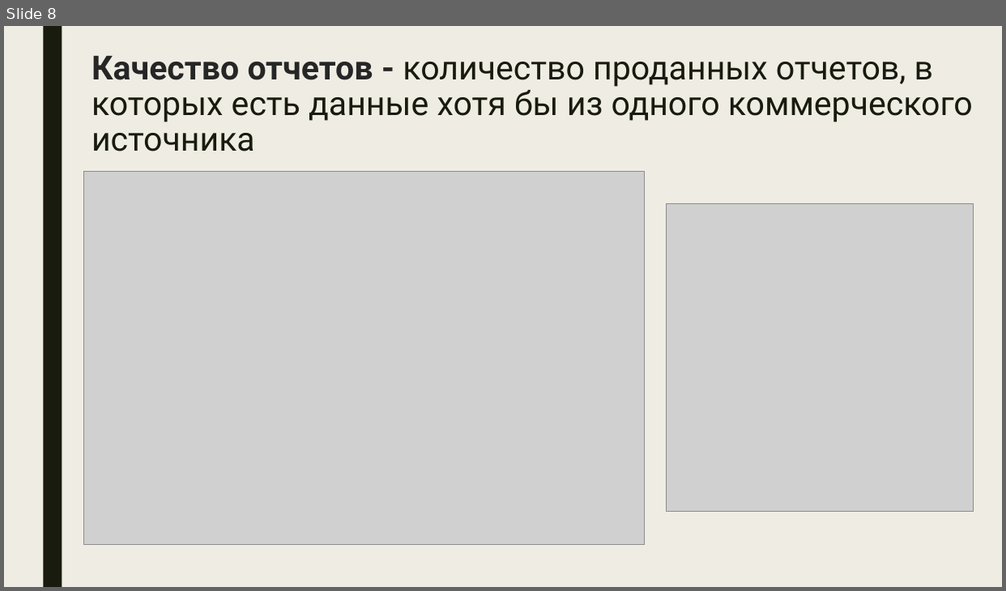
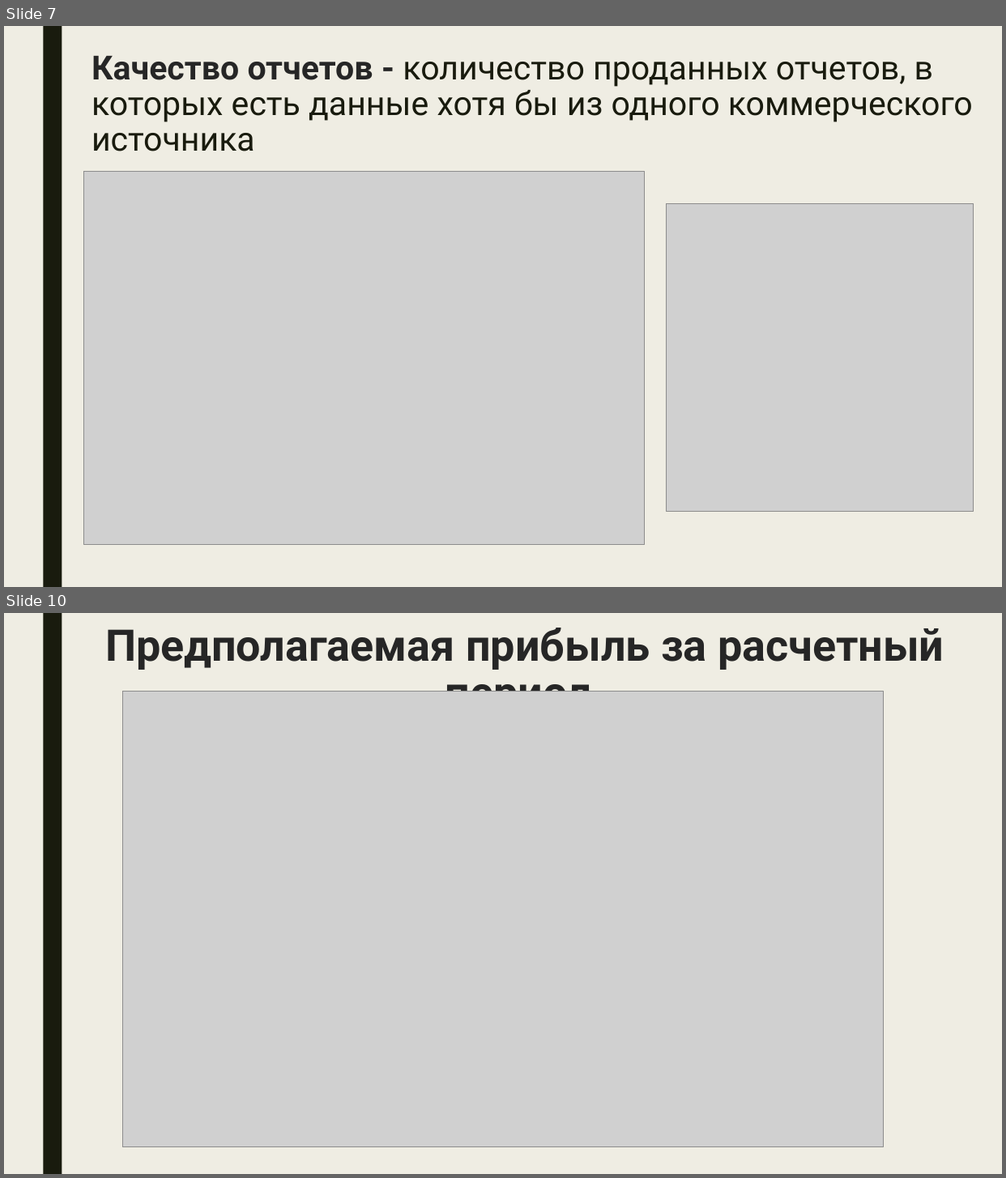
Before and after one commit to IAmSerepok/DataFromVariousSources, a slide deck: speech/presentation.pptx. Shown one above the other, each under a label of ours: slide 8 before the commit, slides 7 and 10 after it; the slides between them are not shown. The pictures are 1006x591 and 1006x1178 pixels, drawn with LibreOffice and Linux fonts; fonts in the diff are those of the drawing; grey boxes stand for pictures. Boxes give left, top, right and bottom in pixels: in the first picture for what was removed or moved away, otherwise in the second. Text is boxed around its words. In the diff, an @@ line names an element or a change of style, - is before the commit and + after.

```diff
--- a/speech/presentation.pptx
+++ b/speech/presentation.pptx
@@ slide 10 added at (x1=4, y1=613, x2=1002, y2=1174), background #EFEDE3; not listed: 1 template element that a slide beside it also shows @@
@@ text added at (x1=105, y1=628, x2=944, y2=692), 42 pt, text #262626, bold @@
+Предполагаемая прибыль за расчетный период
@@ picture added at (x1=122, y1=691, x2=884, y2=1148) @@
@@ what was slide 8 is now slide 7 @@
```
Also in this commit, not shown: 2 other slides added, 1 slide removed, 1 other file.
